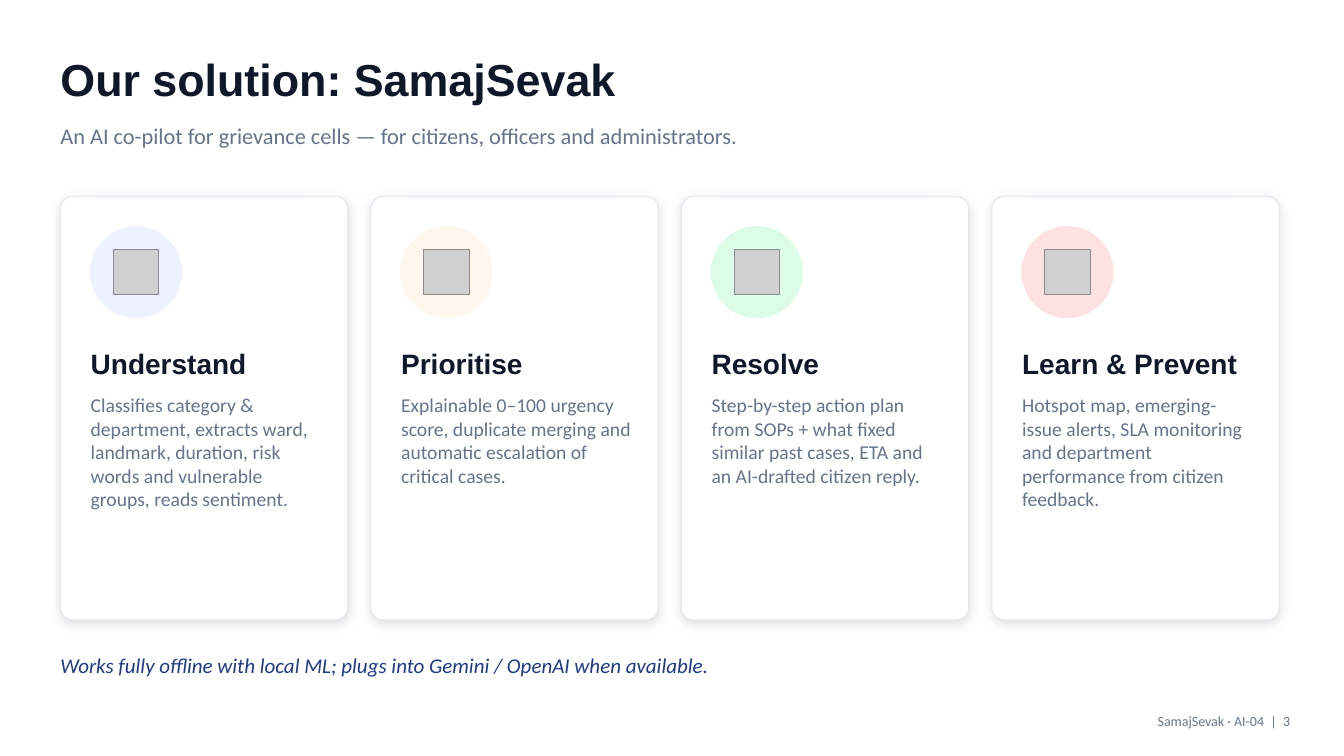
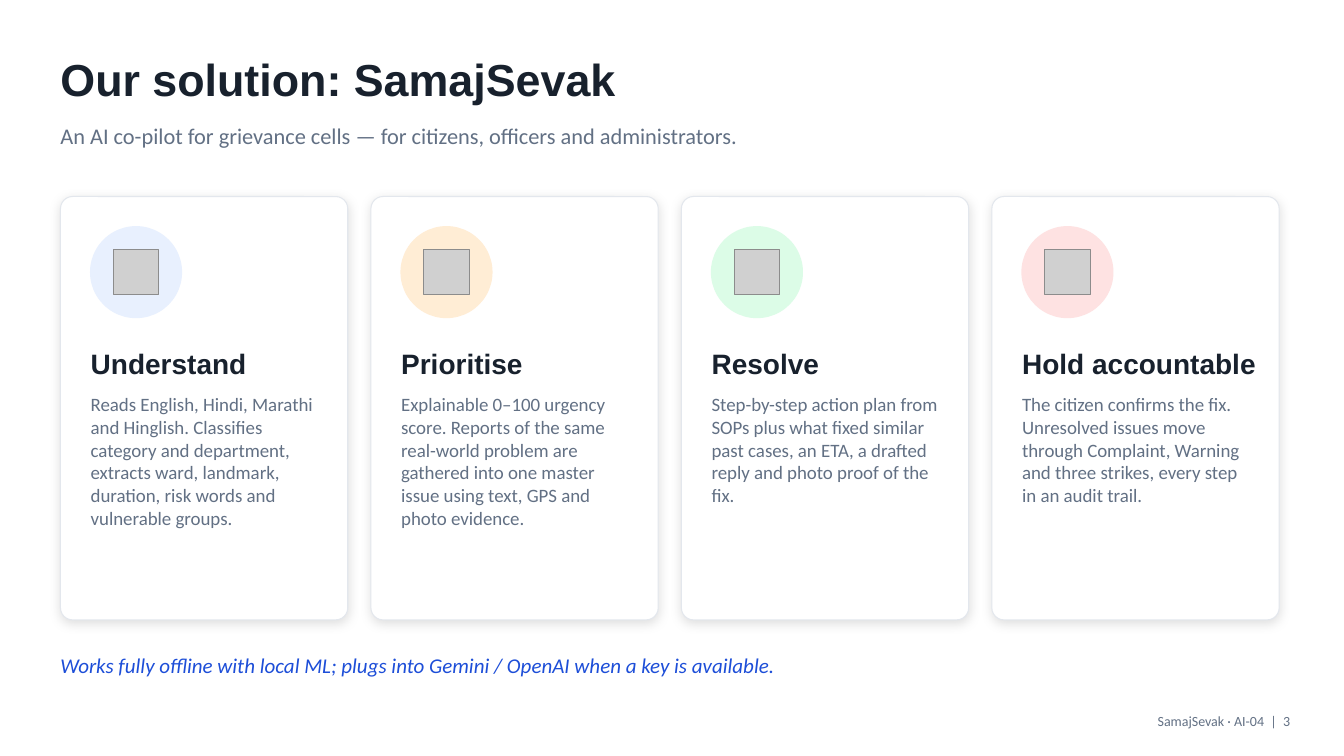
Before and after one commit to Saikarpe/SamajSevak, a slide deck: slide 3 of docs/SamajSevak_Hack2Ignite_AI-04.pptx. Drawn at 1344x756 pixels with LibreOffice and Linux fonts; fonts in the diff are those of the drawing; grey boxes stand for pictures. Boxes give left, top, right and bottom in pixels: in the first picture for what was removed or moved away, otherwise in the second. Text is boxed around its words. In the diff, an @@ line names an element or a change of style, - is before the commit and + after.

```diff
--- a/docs/SamajSevak_Hack2Ignite_AI-04.pptx
+++ b/docs/SamajSevak_Hack2Ignite_AI-04.pptx
@@ outline #E2E8F0 0.75 pt to #E3E7ED 0.75 pt in 4 elements at box(60, 197, 348, 620), box(371, 197, 658, 620), box(682, 197, 969, 620), box(992, 197, 1279, 620) @@
@@ ellipse at box(401, 227, 492, 318): fill #FFF7ED to #FFEDD5; outline #FFF7ED 1 pt to #FFEDD5 1 pt @@
@@ text at box(1022, 353, 1255, 375): text changed; text colour #0F172A to #18212D @@
-Learn & Prevent
+Hold accountable
@@ text at box(91, 398, 313, 528): text changed; size 14 to 13.5 pt; text colour #64748B to #627084 @@
-Classifies category & department, extracts ward, landmark, duration, risk words and vulnerable groups, reads sentiment.
+Reads English, Hindi, Marathi and Hinglish. Classifies category and department, extracts ward, landmark, duration, risk words and vulnerable groups.
@@ text at box(401, 398, 605, 528): text changed; size 14 to 13.5 pt; text colour #64748B to #627084 @@
-Explainable 0–100 urgency score, duplicate merging and automatic escalation of critical cases.
+Explainable 0–100 urgency score. Reports of the same real-world problem are gathered into one master issue using text, GPS and photo evidence.
@@ text at box(712, 398, 938, 502): text changed; size 14 to 13.5 pt; text colour #64748B to #627084 @@
-Step-by-step action plan from SOPs + what fixed similar past cases, ETA and an AI-drafted citizen reply.
+Step-by-step action plan from SOPs plus what fixed similar past cases, an ETA, a drafted reply and photo proof of the fix.
@@ text at box(1022, 398, 1240, 502): text changed; size 14 to 13.5 pt; text colour #64748B to #627084 @@
-Hotspot map, emerging-issue alerts, SLA monitoring and department performance from citizen feedback.
+The citizen confirms the fix. Unresolved issues move through Complaint, Warning and three strikes, every step in an audit trail.
@@ text at box(60, 658, 774, 677): text changed; text colour #1E3A8A to #1D4ED8 @@
-Works fully offline with local ML; plugs into Gemini / OpenAI when available.
+Works fully offline with local ML; plugs into Gemini / OpenAI when a key is available.
```
Also in this commit, not shown: 10 other slides changed, 5 slides added, 2 slides removed, 51 other files.
